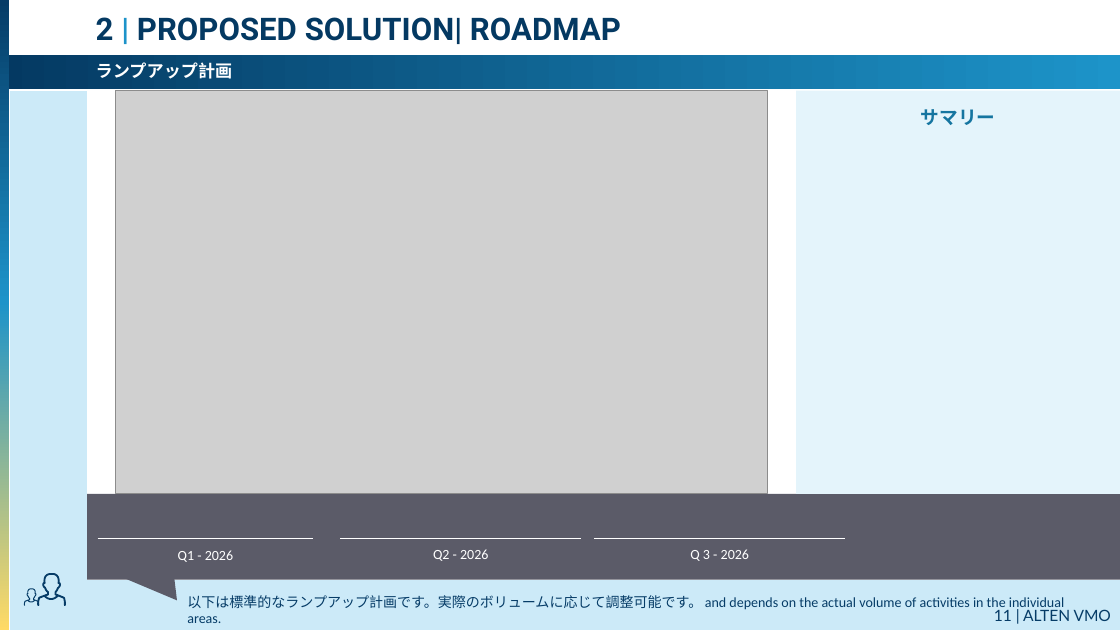
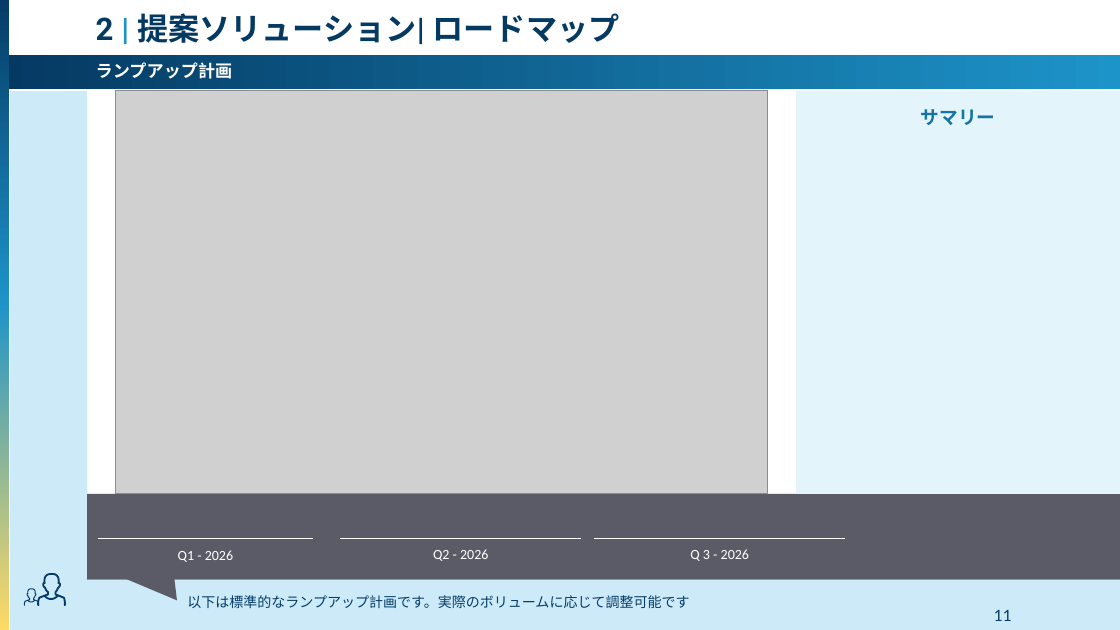
Before and after one commit to sslakd/Utility-app, a slide deck: slide 11 of Fujifilm_ODC_Proposal_JP.pptx. Drawn at 1120x630 pixels with LibreOffice and Linux fonts; fonts in the diff are those of the drawing; grey boxes stand for pictures. Boxes give left, top, right and bottom in pixels: in the first picture for what was removed or moved away, otherwise in the second. Text is boxed around its words. In the diff, an @@ line names an element or a change of style, - is before the commit and + after.

```diff
--- a/Fujifilm_ODC_Proposal_JP.pptx
+++ b/Fujifilm_ODC_Proposal_JP.pptx
@@ text at [96, 13, 620, 44]: text changed @@
-2 | PROPOSED SOLUTION| ROADMAP
+2 | 提案ソリューション| ロードマップ
@@ text at [187, 595, 689, 608]: text changed @@
-以下は標準的なランプアップ計画です。実際のボリュームに応じて調整可能です。 and depends on the actual volume of activities in the individual areas.
+以下は標準的なランプアップ計画です。実際のボリュームに応じて調整可能です
@@ page number at [994, 610, 1012, 621]: text changed @@
-11 | ALTEN VMO
+11
```
Also in this commit, not shown: 20 other slides changed, 1 slide added, 1 slide removed.
